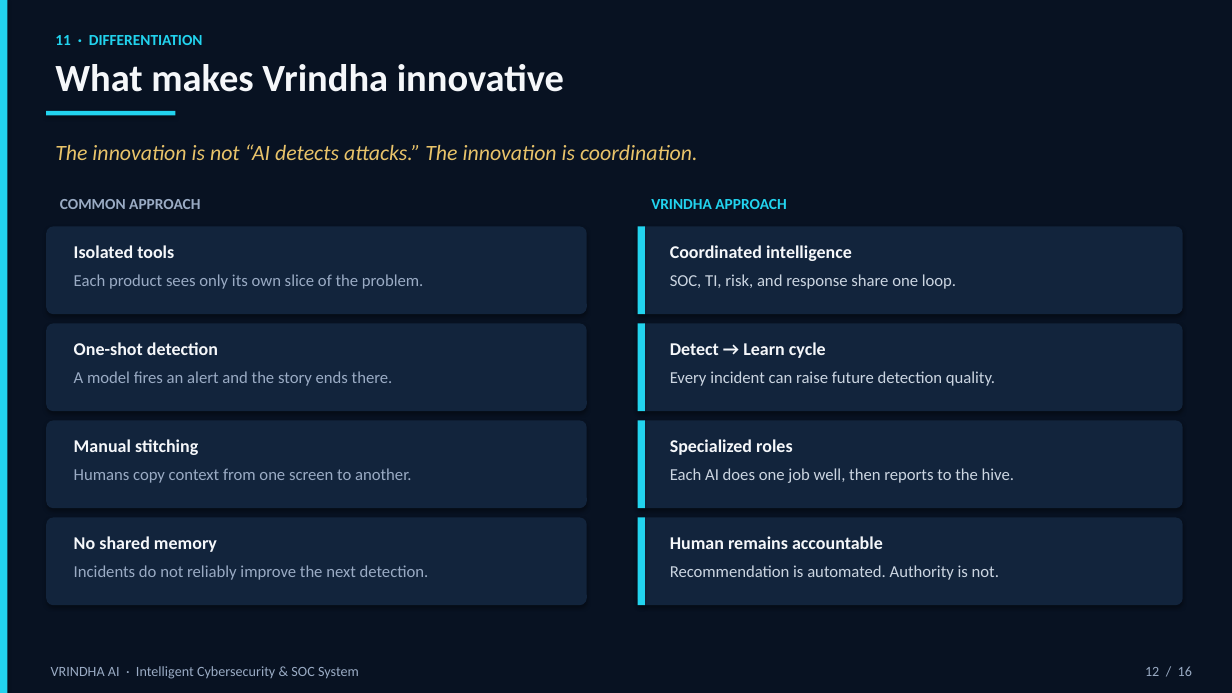
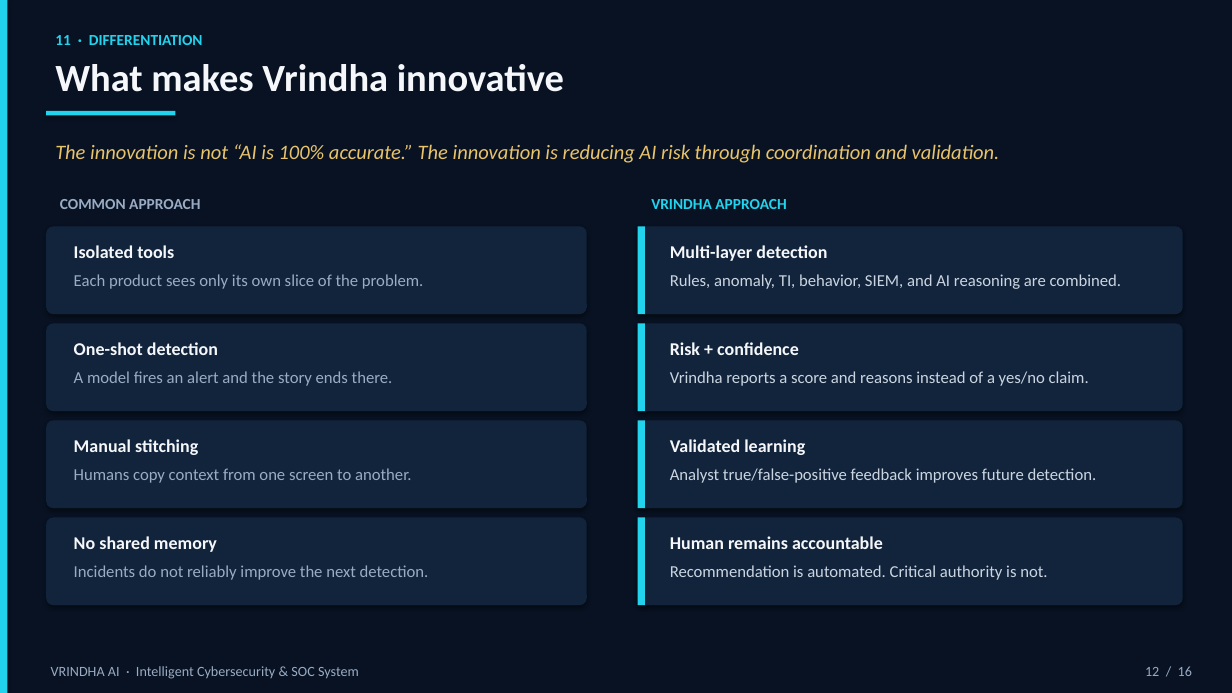
Before and after one commit to DENKY0612/VRINDHA, a slide deck: slide 12 of presentation/Vrindha_AI_Presentation.pptx. Drawn at 1232x693 pixels with LibreOffice and Linux fonts; fonts in the diff are those of the drawing. Boxes give left, top, right and bottom in pixels: in the first picture for what was removed or moved away, otherwise in the second. Text is boxed around its words. In the diff, an @@ line names an element or a change of style, - is before the commit and + after.

Commit message:
Implement risk-based human validation flow

```diff
--- a/presentation/Vrindha_AI_Presentation.pptx
+++ b/presentation/Vrindha_AI_Presentation.pptx
@@ text at [55,144,1000,163]: text changed; size 17 to 16 pt @@
-The innovation is not “AI detects attacks.” The innovation is coordination.
+The innovation is not “AI is 100% accurate.” The innovation is reducing AI risk through coordination and validation.
@@ text at [670,245,827,261]: text changed @@
-Coordinated intelligence
+Multi-layer detection
@@ text at [670,274,1121,289]: text changed @@
-SOC, TI, risk, and response share one loop.
+Rules, anomaly, TI, behavior, SIEM, and AI reasoning are combined.
@@ text at [670,342,799,355]: text changed @@
-Detect → Learn cycle
+Risk + confidence
@@ text at [670,371,1089,386]: text changed @@
-Every incident can raise future detection quality.
+Vrindha reports a score and reasons instead of a yes/no claim.
@@ text at [670,439,805,455]: text changed @@
-Specialized roles
+Validated learning
@@ text at [670,468,1097,483]: text changed @@
-Each AI does one job well, then reports to the hive.
+Analyst true/false-positive feedback improves future detection.
@@ text at [670,565,1047,580]: text changed @@
-Recommendation is automated. Authority is not.
+Recommendation is automated. Critical authority is not.
```
Also in this commit, not shown: 1 other slide changed, 16 other files.
